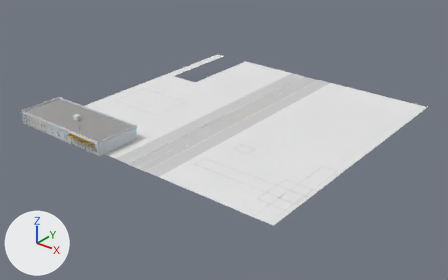
A saved change to the glTF model dushanbe_city/assets/city/chunks/chunk_4_2.glb.
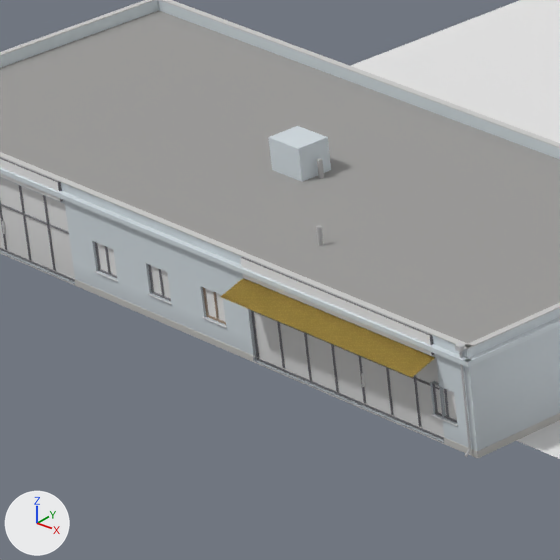
There are two pictures of each version: one whole from a 50 mm camera at (273.7, -112.4, 89.3) aimed at (149.3, 43.1, -7.1), one close up on the part from 9% to 25% of the width and 35% to 61% of the height. The lights are fixed; the arrows at lower left show +X, +Y and +Z. The first two pictures are the older version. Vertices at exactly the same position are counted once.

Objects in the first close-up: 'base', 'detail'.
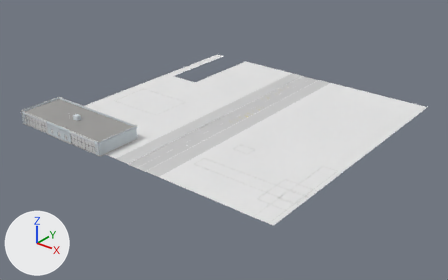
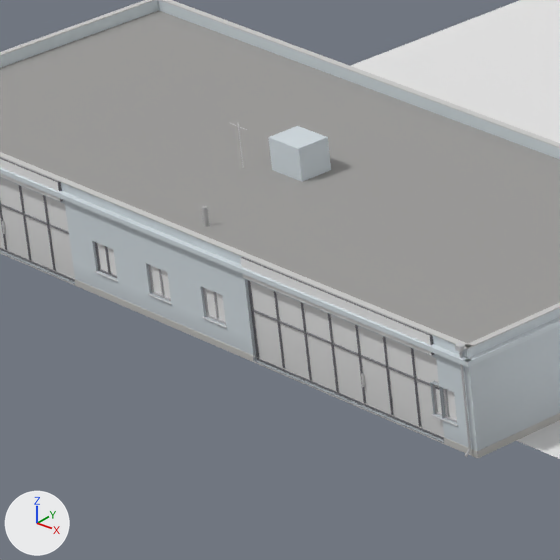
Boxes [x1, y1, x2, y2] around the edits, measured in the close-ups (560 x 560 px):
part 1 of me_base, deleted
    before: [221, 278, 435, 377]
part 2 of me_base, recoloured
    both: [151, 266, 457, 420]

What changed in the scene script:
```text
Change me_base:
    used by ob_base; location = (150.0, 50.0, 0.0)
    remove me_base.from_pydata(...)  # 867 vertices, 816 faces; spans x -54.2..50.0, y -53.3..50.0, z -0.1..6.1
    add me_base.from_pydata(...)  # 863 vertices, 812 faces; spans x -54.2..50.0, y -52.2..50.0, z -0.1..6.1
    me_base part 1: the loose piece of 4 vertices spanning x -28.0..-16.0, y -53.3..-52.0, z 3.7..4.1 is deleted
    me_base part 2: 26 kept faces spanning x -52.9..-15.1, y -51.8..-36.2, z 1.3..2.8 get new vertex colours; the middle colour goes from white #fafafa to white #f8f8f8
    remove me_base.materials.append(mat_fabric)
```
